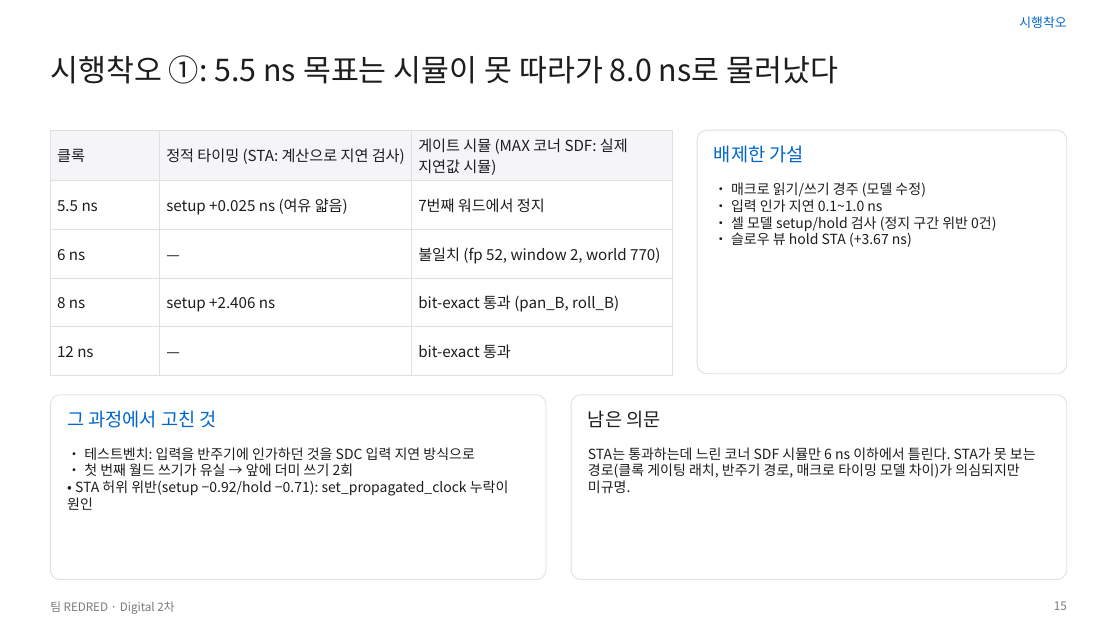
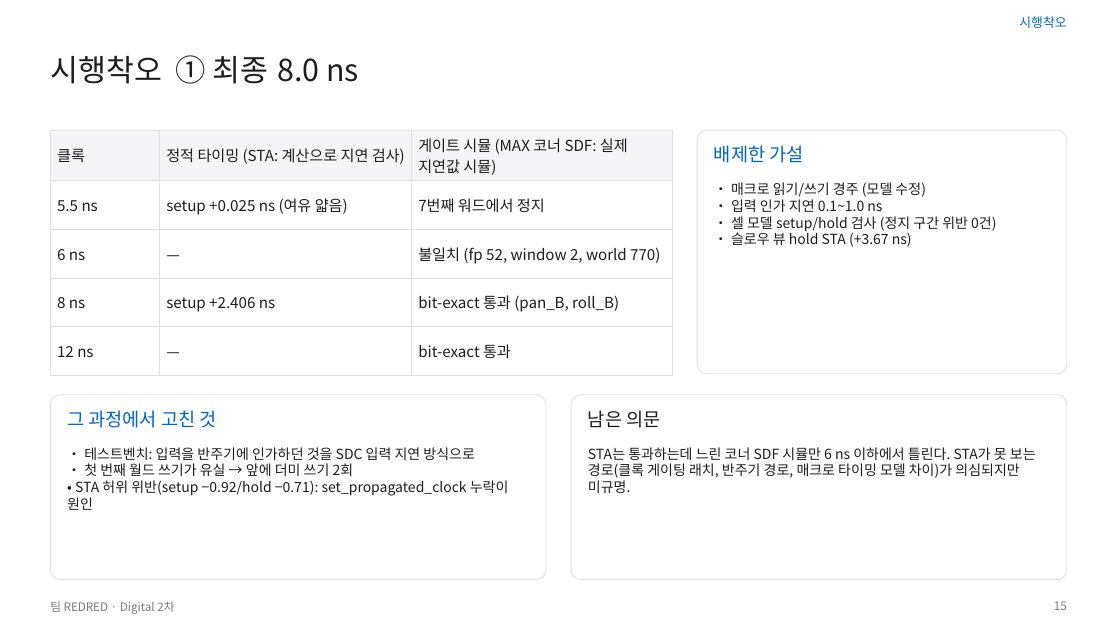
Before and after one commit to GangHeeJo/AI-SEMI, a slide deck: slide 15 of submission/REDRED_2차_발표자료_칩S.pptx. Drawn at 1120x630 pixels with LibreOffice and Linux fonts; fonts in the diff are those of the drawing. Boxes give left, top, right and bottom in pixels: in the first picture for what was removed or moved away, otherwise in the second. Text is boxed around its words. In the diff, an @@ line names an element or a change of style, - is before the commit and + after.

```diff
--- a/submission/REDRED_2차_발표자료_칩S.pptx
+++ b/submission/REDRED_2차_발표자료_칩S.pptx
@@ text at (50,55,359,84): text changed @@
-시행착오 ①: 5.5 ns 목표는 시뮬이 못 따라가 8.0 ns로 물러났다
+시행착오 ① 최종 8.0 ns
@@ table: place and size @@
-table at (50,130,672,363)
+table at (50,130,672,374)
```
Also in this commit, not shown: 17 other slides changed, 4 other files.
